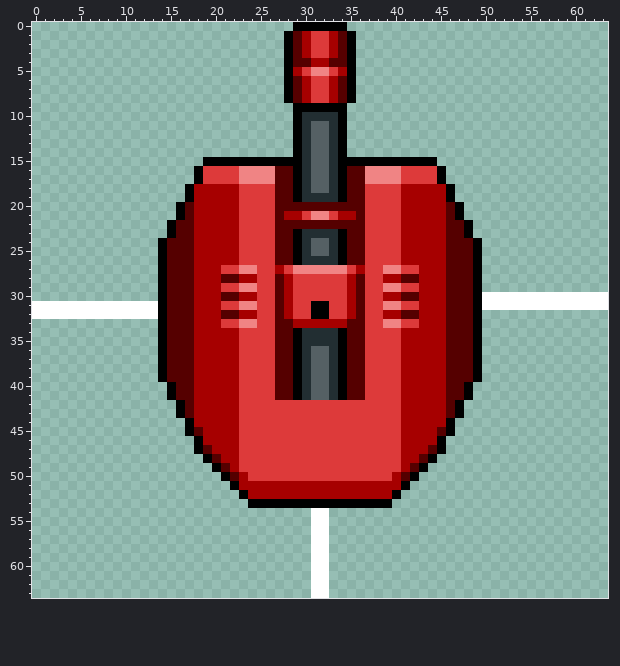
Pixel-art sprite, stored at Weapons/Medium/Cannon/turret_04_mk1.png. That is the earlier state.
The file is 64x64 pixels.
The result:
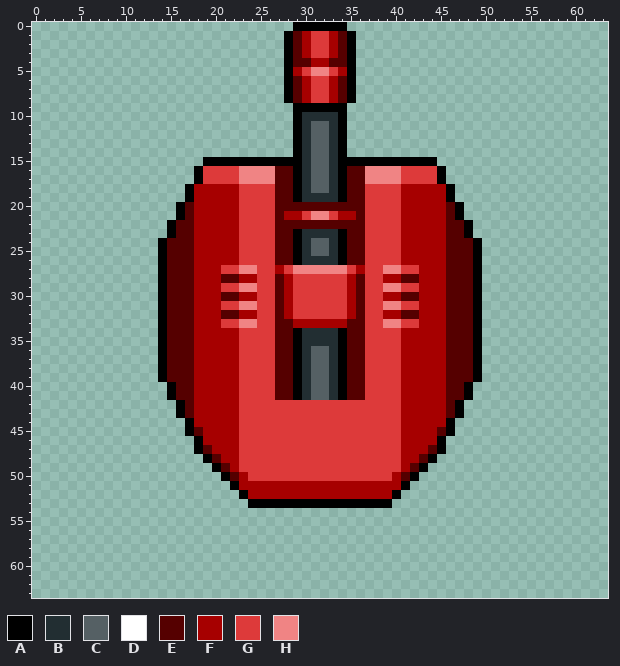
Palette (. is transparent): A #000000  B #222e32  C #556064  D #ffffff  E #550000  F #a60000  G #dd3a3a  H #f08484
The exact change:
y 30: x 50..63 DDDDDDDDDDDDDD -> ..............
y 31: x 0..13 DDDDDDDDDDDDDD -> ..............; x 31..32 AA -> GG; x 50..63 DDDDDDDDDDDDDD -> ..............
y 32: x 0..13 DDDDDDDDDDDDDD -> ..............; x 31..32 AA -> GG
y 54..63: x 31..32 DD -> ..
